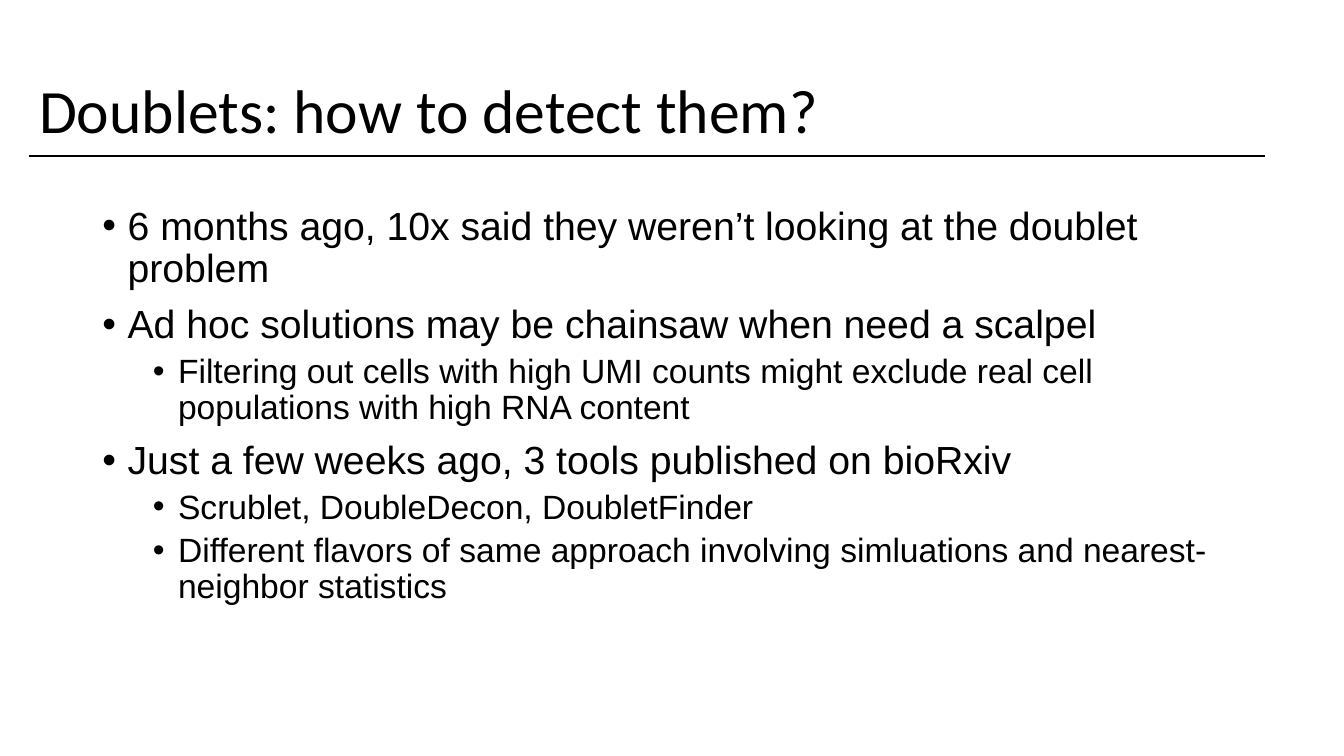
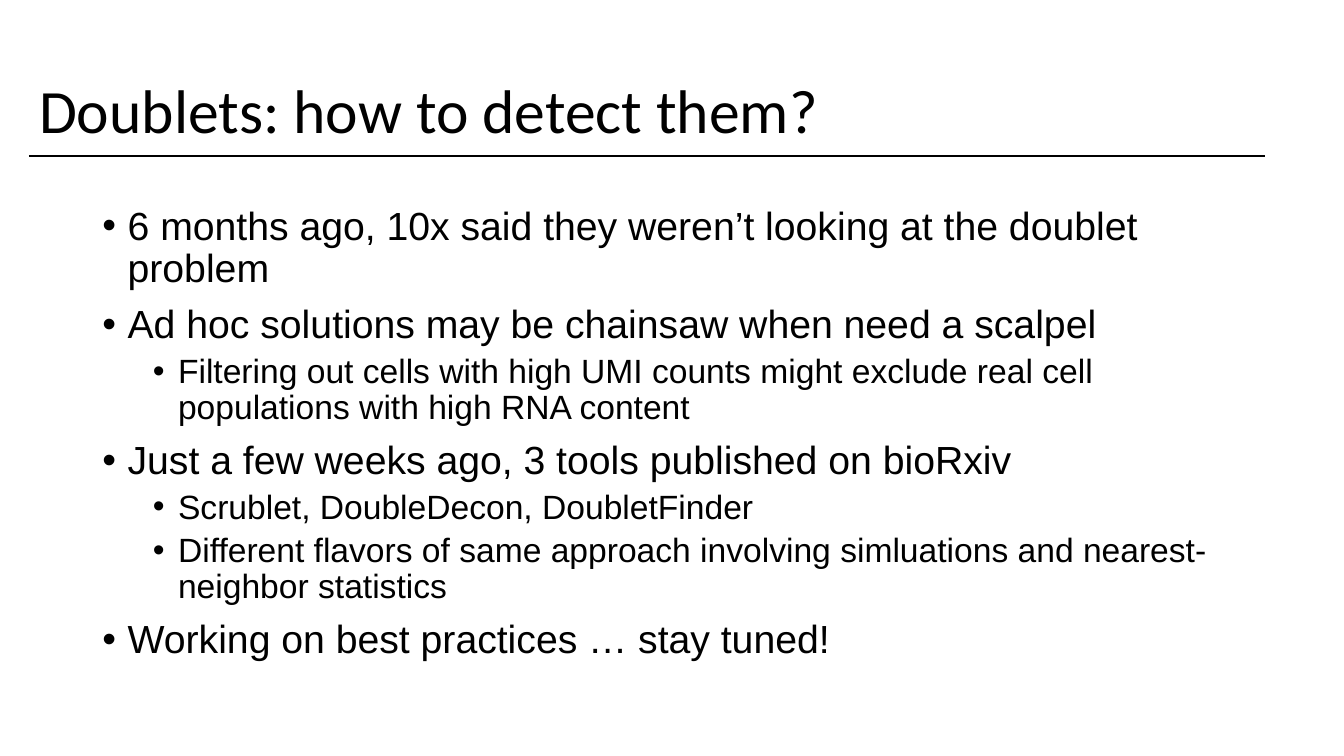
Before and after one commit to yasinkaymaz/singleCellRNAseq_workshop, a slide deck: slide 16 of IntroToscRNASeq_Background.pptx. Drawn at 1344x756 pixels with LibreOffice and Linux fonts; fonts in the diff are those of the drawing. Boxes give left, top, right and bottom in pixels: in the first picture for what was removed or moved away, otherwise in the second. Text is boxed around its words. In the diff, an @@ line names an element or a change of style, - is before the commit and + after.

```diff
--- a/IntroToscRNASeq_Background.pptx
+++ b/IntroToscRNASeq_Background.pptx
@@ text at [128, 624, 830, 661]: paragraph added @@
+• Working on best practices … stay tuned!
```
Also in this commit, not shown: 1 slide added, 6 slides removed.
